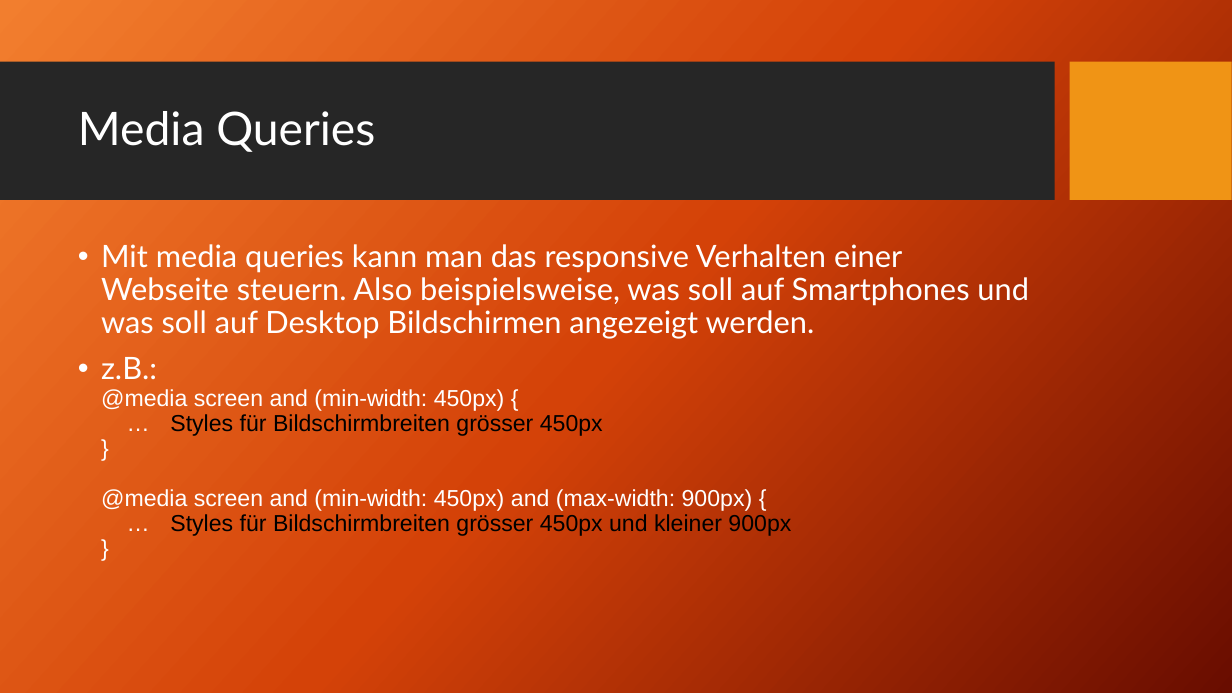
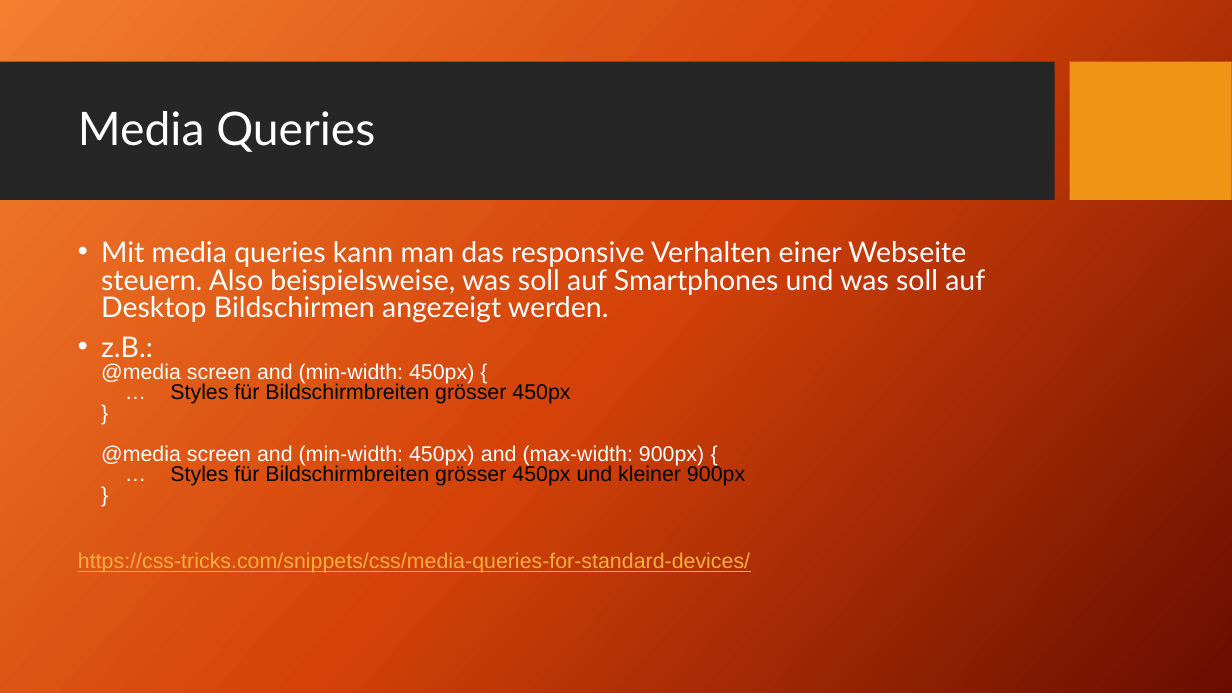
Before and after one commit to TomFrey/htmlCssBasicUebungen, a slide deck: slide 86 of htmlSchulung.pptx. Drawn at 1232x693 pixels with LibreOffice and Linux fonts; fonts in the diff are those of the drawing; background and template pictures are left out. Boxes give left, top, right and bottom in pixels: in the first picture for what was removed or moved away, otherwise in the second. Text is boxed around its words. In the diff, an @@ line names an element or a change of style, - is before the commit and + after.

```diff
--- a/htmlSchulung.pptx
+++ b/htmlSchulung.pptx
@@ text at (101, 241, 985, 486): size 24 to 22.2 pt in "Mit media queries kann man das responsive ...", "z.B.:"; size 18 to 16.6 pt in "@media screen and (min-width: 450px) { … ..."; line spacing 0.9 to 0.8 @@
@@ text at (78, 552, 750, 574): paragraph added @@
+https://css-tricks.com/snippets/css/media-queries-for-standard-devices/
```
Also in this commit, not shown: 1 other slide changed, 6 other files.
